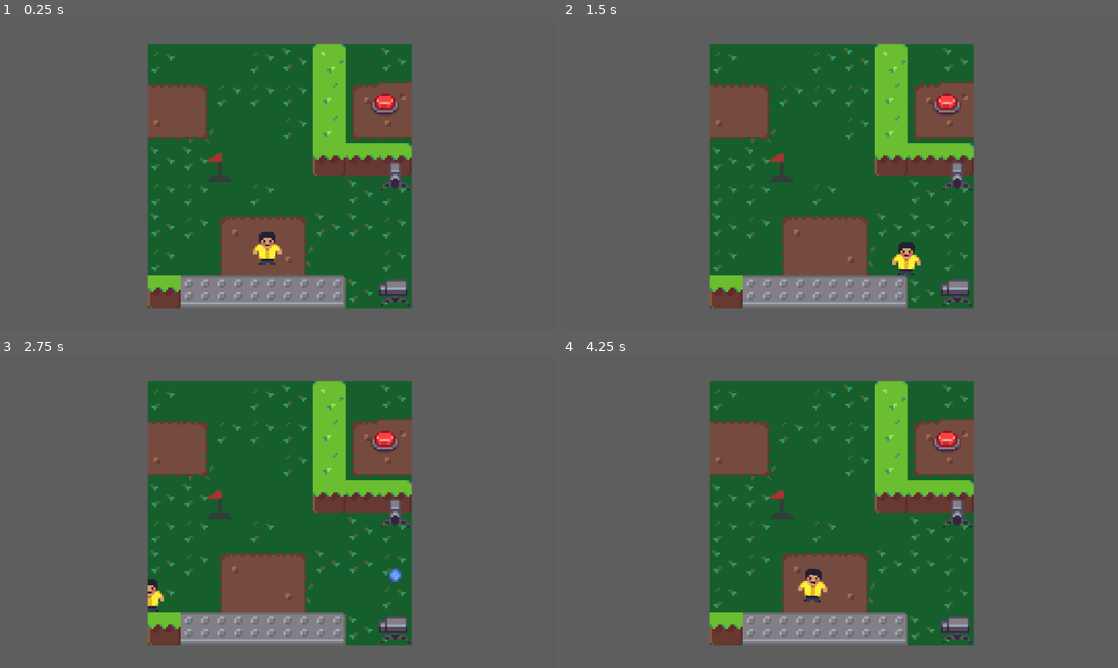
Above: before the commit, frames 1-4 (two rows, left to right).
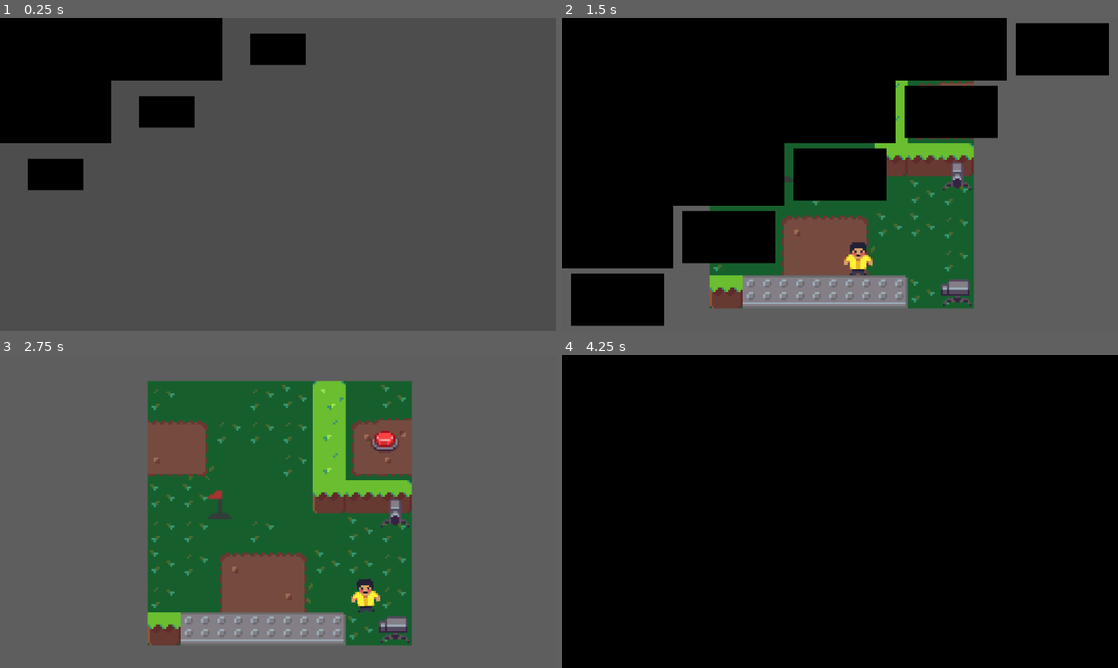
Above: after the commit, the same moments.

Repository: francosorbello/ciclos-jam
Game: Godot game, scene res://main/main.tscn
The game is run twice, just before and just after one commit, with the same random seed, the same clock (stepped at 60 frames per second) and the same inputs.
Inputs:
- Up to frame 1 (0.25 s): no input
- Up to frame 2 (1.5 s): hold Right (move_right) 0.53-1.28 s; hold Down (move_down) from 1.28 s (still down)
- Up to frame 3 (2.75 s): release Down (move_down) at 2.03 s; hold Right (move_right) from 2.03 s (still down)
- Up to frame 4 (4.25 s): release Right (move_right) at 2.78 s; hold Up (move_up) 2.78-3.53 s; hold Left (move_left) from 3.53 s (still down)

The runs differ from the first frame. In frame 1, 52% of the frame differs, in the area x 0-75%, y 0-93%; in frame 2, 55%; in frame 3, 0.7%; in frame 4, 100%, in the area x 0-100%, y 0-100%.

Commit message:
Added transitions between screens

Diff:
--- a/content/levels/rulo/test_level.tscn
+++ b/content/levels/rulo/test_level.tscn
@@ -18,7 +18,7 @@
 
 [node name="Walls" type="TileMapLayer" parent="Tiles" unique_id=1926392800]
 texture_filter = 1
-tile_map_data = PackedByteArray("AAAFAAAAAAADAAMAAAAFAAEAAAADAAQAAAAFAAIAAAADAAQAAAAFAAMAAAADAAUAAAAGAAMAAAAEAAAAAAAHAAMAAAAFAAAAAAAAAAcAAAADAAUAAAABAAcAAAAEAAIAAAACAAcAAAAEAAIAAAADAAcAAAAEAAIAAAAEAAcAAAAEAAIAAAAFAAcAAAAFAAIAAAA=")
+tile_map_data = PackedByteArray("AAAFAAAAAAADAAMAAAAFAAEAAAADAAQAAAAGAAMAAAAEAAAAAAAHAAMAAAAFAAAAAAAAAAcAAAADAAUAAAABAAcAAAAEAAIAAAACAAcAAAAEAAIAAAADAAcAAAAEAAIAAAAEAAcAAAAEAAIAAAAFAAcAAAAFAAIAAAAFAAIAAAADAAQAAAAFAAMAAAADAAUAAAA=")
 tile_set = ExtResource("1_m4rtj")
 
 [node name="WindowSizeReference" parent="." unique_id=1121091131 instance=ExtResource("2_yx5fw")]
--- /dev/null
+++ b/content/shaders/transitions.gdshader
@@ -0,0 +1,190 @@
+shader_type canvas_item;
+
+uniform bool use_sprite_alpha = true;
+uniform bool use_transition_texture = false;
+uniform sampler2D transition_texture;
+uniform int transition_type: hint_enum("Basic", "Mask", "Shape", "Clock") = 0;
+
+group_uniforms positioning;
+uniform vec2 position = vec2(0,0);
+uniform bool invert = false;
+uniform vec2 grid_size = vec2(1.0, 1.0);
+uniform float rotation_angle = 0.0;
+
+group_uniforms positioning.mirror;
+uniform bool global_x_mirror = false;
+uniform bool global_y_mirror = false;
+uniform bool local_x_mirror = false;
+uniform bool local_y_mirror = false;
+
+group_uniforms positioning.stagger;
+uniform vec2 stagger = vec2(0.0, 0.0);
+uniform bool cumulative_stagger_flip = false;
+uniform vec2 cumulative_stagger = vec2(0, 0);
+uniform ivec2 stagger_frequency = ivec2(2, 2);
+uniform ivec2 flip_frequency = ivec2(1, 1);
+
+group_uniforms basic_transition_controls;
+uniform float basic_feather = 0.0;
+
+group_uniforms mask_transition_controls;
+uniform sampler2D mask_texture;
+uniform bool use_mask_size = false;
+uniform vec2 mask_size = vec2(100.0);
+
+group_uniforms shape_transition_controls;
+uniform int edges : hint_range(3, 64) = 6; // default hexagon
+uniform float shape_feather : hint_range(0.0, 10.0) = 0.1;
+
+group_uniforms clock_transition_controls;
+uniform int sectors : hint_range(1, 128) = 1;
+uniform float clock_feather : hint_range(0.0, 16.0) = 0.0;
+
+group_uniforms animation;
+uniform float progress = 0.0;
+uniform vec2 progress_bias = vec2(0.0);
+
+varying vec4 modulate;
+
+vec2 use_actual_texture_size(vec2 uv, vec2 texture_size) {
+
+	uv -= 0.5;
+	vec2 uv_deriv = fwidth(uv);
+	float screen_ratio = uv_deriv.x / uv_deriv.y;
+	float texture_ratio = texture_size.x / texture_size.y;
+	float mixed_ratio = texture_ratio * screen_ratio;
+
+	if (screen_ratio > texture_ratio) {
+		uv.x /= mixed_ratio;
+	} else {
+		uv.y *= mixed_ratio;
+	}
+
+	return uv + 0.5;
+}
+
+vec2 get_stagger_offset(vec2 grid) {
+	vec2 cells = floor(grid);
+	float offset_row = mod(cells.y, float(stagger_frequency.x)) == 0.0 ? 0.5 : 0.0;
+	float offset_col = mod(cells.x, float(stagger_frequency.y)) == 0.0 ? 0.5 : 0.0;
+
+	float row_index = cumulative_stagger_flip ? (grid_size.y - 1.0 - cells.y) : cells.y;
+	float col_index = cumulative_stagger_flip ? (grid_size.x - 1.0 - cells.x) : cells.x;
+
+	return vec2(
+		offset_row * (stagger.x + row_index * cumulative_stagger.x),
+		offset_col * (stagger.y + col_index * cumulative_stagger.y)
+	);
+}
+
+vec2 get_grid_flip(vec2 grid) {
+	vec2 cells = floor(grid);
+	float flip_row = mod(cells.y, float(flip_frequency.x)) == 0.0 ? 1.0 : -1.0;
+	float flip_col = mod(cells.x, float(flip_frequency.y)) == 0.0 ? 1.0 : -1.0;
+
+	return vec2(
+		flip_row * grid.x,
+		flip_col * grid.y
+	);
+}
+
+vec2 rotate(vec2 v, float angle) {
+	return mat2(
+		vec2(cos(angle), sin(angle)),
+		vec2(-sin(angle), cos(angle))
+		) * v;
+}
+
+vec2 get_edges(float center, float width) {
+	float half_width = width * 0.5;
+	float edge0 = center - half_width;
+	float edge1 = center + half_width + 1e-5;
+	return vec2(edge0, edge1);
+}
+
+float get_local_progress(vec2 grid) {
+    vec2 cell = floor(grid);
+	// Easier to control bias values
+	vec2 pretty_bias = progress_bias / 10.0;
+    float offset = dot(cell, pretty_bias);
+    return progress - offset;
+}
+
+vec2 apply_mirror(vec2 uv, bool mirror_x, bool mirror_y) {
+    vec2 mirrored = 0.5 - abs(uv - 0.5);
+    vec2 toggle = vec2(float(mirror_x), float(mirror_y));
+    return mix(uv, mirrored, toggle);
+}
+
+void vertex() {
+	modulate = COLOR;
+}
+
+void fragment() {
+	vec2 mirrored_uv = apply_mirror(UV, global_x_mirror, global_y_mirror);
+
+	vec2 grid = mirrored_uv * grid_size;
+	vec2 offset_uv = grid + get_stagger_offset(grid);
+	vec2 grid_flipped_uv = get_grid_flip(offset_uv);
+	vec2 tiled_uv = fract(grid_flipped_uv);
+
+	tiled_uv = apply_mirror(tiled_uv, local_x_mirror, local_y_mirror);
+
+	vec2 uv = (tiled_uv - position) * 2.0;
+	uv = rotate(uv, radians(rotation_angle));
+
+	float local_progress = get_local_progress(grid);
+
+	COLOR = texture(TEXTURE, UV) * modulate;
+	float alpha = COLOR.a;
+	float transition_progress = 0.0;
+
+	if (transition_type == 1) {
+		vec2 mask_zoom_uv = uv / local_progress;
+		vec2 mask_zoom_uv_01 = mask_zoom_uv * 0.5 + 0.5;
+		mask_zoom_uv_01 = use_mask_size ? use_actual_texture_size(mask_zoom_uv_01, mask_size) : mask_zoom_uv_01;
+
+		transition_progress = texture(mask_texture, mask_zoom_uv_01).r;
+
+	} else if(transition_type == 2) {
+    	float radius = length(uv);
+	    float angle = atan(uv.y, uv.x);
+		float sector_angle = 2.0 * PI / float(edges);
+		float half_sector = sector_angle / 2.0;
+		// Define polygon sectors using the power of trigonometry
+		float d = cos(half_sector) / cos(mod(angle + half_sector, sector_angle) - half_sector);
+
+		vec2 smooth_edges = get_edges(local_progress, shape_feather);
+		transition_progress = smoothstep(smooth_edges.x, smooth_edges.y, radius / d);
+
+	} else if (transition_type == 3) {
+		float radius = length(uv);
+		float angle = atan(uv.y, uv.x);
+		float sector_angle = 2.0 * PI / float(sectors);
+		float half_sector = sector_angle / 2.0;
+		angle = mod(angle - half_sector, sector_angle);
+
+		float progress_angle = local_progress * 2.0 * PI / float(sectors);
+		float smooth_angle = smoothstep(0.0, clock_feather, progress_angle - angle);
+		transition_progress = smooth_angle;
+
+	} else {
+		vec2 smooth_edges = get_edges(local_progress, basic_feather);
+
+		float separation_x = smoothstep(smooth_edges.x, smooth_edges.y, abs(uv.x));
+		float separation_y = smoothstep(smooth_edges.x, smooth_edges.y, abs(uv.y));
+		transition_progress = max(separation_x, separation_y);
+	}
+
+	alpha = invert ? 1.0 - transition_progress : transition_progress;
+	alpha = use_sprite_alpha ? min(COLOR.a, alpha) : alpha;
+
+	vec4 transition_color = texture(transition_texture, UV);
+
+	if (use_transition_texture) {
+		vec4 chosen_color = mix(transition_color, COLOR, alpha);
+		COLOR = chosen_color;
+	} else {
+		COLOR.a = alpha;
+	}
+}
--- a/main/main.gd
+++ b/main/main.gd
@@ -18,8 +18,12 @@
 	var screen := screens_container.get_by_name(level_name)
 	assert(screen != null, "No hay escena llamada "+level_name)
 
+	await get_tree().create_timer($TransitionScreen.fade_in()).timeout
+
 	if screen.type == GameScreenResource.GameScreenType.LEVEL:
 		transition_to_level(screen)
+
+	$TransitionScreen.fade_out()
 
 func transition_to_level(level: GameScreenResource):
 	if _current_creen:
@@ -35,4 +39,4 @@
 
 func restart_current_level():
 	if _current_level:
-		transition_to_level(_current_level)
+		transition_to(_current_level.name)
--- a/main/main.tscn
+++ b/main/main.tscn
@@ -4,9 +4,59 @@
 [ext_resource type="Script" uid="uid://230dg1h8njbc" path="res://main/main.gd" id="1_pjrb6"]
 [ext_resource type="Resource" uid="uid://bss1rlawvphvy" path="res://content/screen_res/screen_container.tres" id="2_c651c"]
 [ext_resource type="Resource" uid="uid://5t3006hr6qkc" path="res://content/screen_res/initial_screen.tres" id="4_3wy1v"]
+[ext_resource type="Shader" uid="uid://bnkvih7y80437" path="res://content/shaders/transitions.gdshader" id="5_3wy1v"]
+[ext_resource type="Script" uid="uid://binqocvnwbtfh" path="res://main/transition_screen.gd" id="5_kfbq2"]
+
+[sub_resource type="ShaderMaterial" id="ShaderMaterial_kfbq2"]
+shader = ExtResource("5_3wy1v")
+shader_parameter/use_sprite_alpha = true
+shader_parameter/use_transition_texture = false
+shader_parameter/transition_type = 0
+shader_parameter/position = Vector2(0.5, 0.5)
+shader_parameter/invert = true
+shader_parameter/grid_size = Vector2(5, 5)
+shader_parameter/rotation_angle = 0.0
+shader_parameter/global_x_mirror = false
+shader_parameter/global_y_mirror = false
+shader_parameter/local_x_mirror = false
+shader_parameter/local_y_mirror = false
+shader_parameter/stagger = Vector2(0, 0)
+shader_parameter/cumulative_stagger_flip = false
+shader_parameter/cumulative_stagger = Vector2(0, 0)
+shader_parameter/stagger_frequency = Vector2i(2, 2)
+shader_parameter/flip_frequency = Vector2i(1, 1)
+shader_parameter/basic_feather = 0.0
+shader_parameter/use_mask_size = false
+shader_parameter/mask_size = Vector2(100, 100)
+shader_parameter/edges = 6
+shader_parameter/shape_feather = 0.1
+shader_parameter/sectors = 1
+shader_parameter/clock_feather = 0.0
+shader_parameter/progress = 0.0
+shader_parameter/progress_bias = Vector2(10, 10)
 
 [node name="Main" type="Node" unique_id=1732081210]
 script = ExtResource("1_pjrb6")
 screens_container = ExtResource("2_c651c")
 game_level_container = ExtResource("1_53q0u")
 initial_screen_name = ExtResource("4_3wy1v")
+
+[node name="TransitionScreen" type="Control" parent="." unique_id=2047364570]
+z_index = 8
+layout_mode = 3
+anchors_preset = 15
+anchor_right = 1.0
+anchor_bottom = 1.0
+grow_horizontal = 2
+grow_vertical = 2
+script = ExtResource("5_kfbq2")
+
+[node name="ColorRect" type="ColorRect" parent="TransitionScreen" unique_id=1196879735]
+material = SubResource("ShaderMaterial_kfbq2")
+layout_mode = 1
+anchors_preset = 15
+anchor_right = 1.0
+anchor_bottom = 1.0
+grow_horizontal = 2
+grow_vertical = 2
+color = Color(0, 0, 0, 1)
--- /dev/null
+++ b/main/transition_screen.gd
@@ -0,0 +1,13 @@
+extends Control
+
+@export var transition_time: float = 1
+
+func fade_in() -> float:
+    var tween := create_tween()
+    tween.tween_property($ColorRect.material, "shader_parameter/progress", 10, transition_time)
+    return transition_time
+
+func fade_out() -> float:
+    var tween := create_tween()
+    tween.tween_property($ColorRect.material, "shader_parameter/progress", 0, transition_time)
+    return transition_time
Not shown, added: content/shaders/transitions.gdshader.uid
Not shown, added: main/transition_screen.gd.uid
